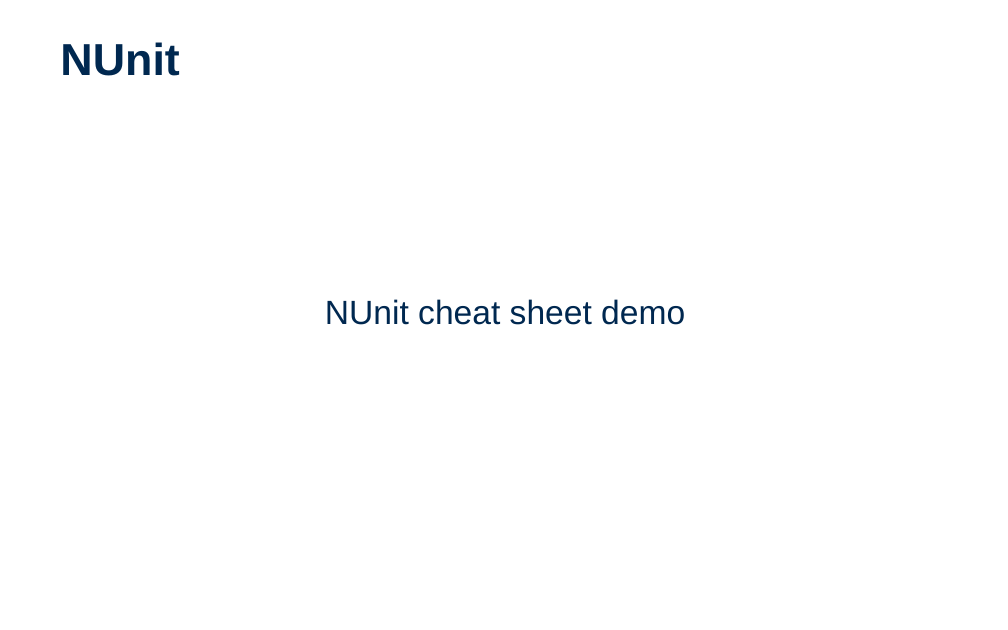
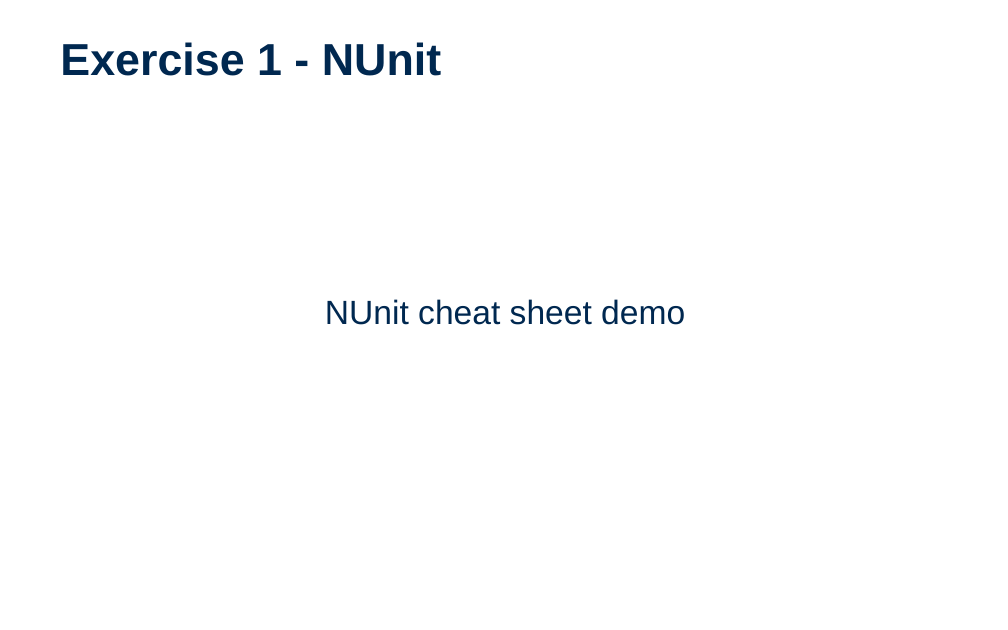
Before and after one commit to EntelectCodeDojo/Testing, a slide deck: slide 10 of CodeDojo-UnitTesting.pptx. Drawn at 1008x630 pixels with LibreOffice and Linux fonts; fonts in the diff are those of the drawing; background and template pictures are left out. Boxes give left, top, right and bottom in pixels: in the first picture for what was removed or moved away, otherwise in the second. Text is boxed around its words. In the diff, an @@ line names an element or a change of style, - is before the commit and + after.

```diff
--- a/CodeDojo-UnitTesting.pptx
+++ b/CodeDojo-UnitTesting.pptx
@@ title at (x1=60, y1=42, x2=441, y2=76): text changed @@
-NUnit
+Exercise 1 - NUnit
```
Also in this commit, not shown: 2 other slides changed, 1 slide removed, 34 other files.
